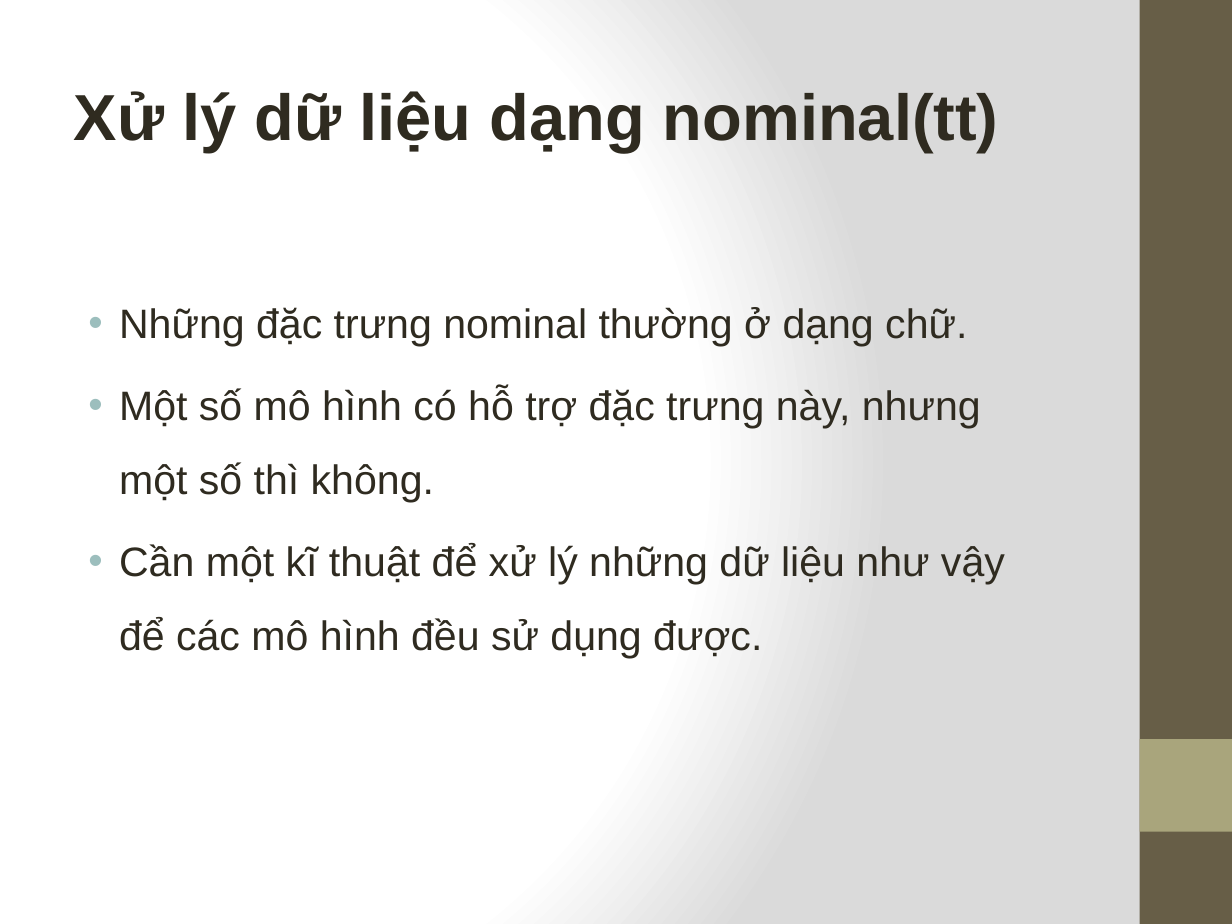
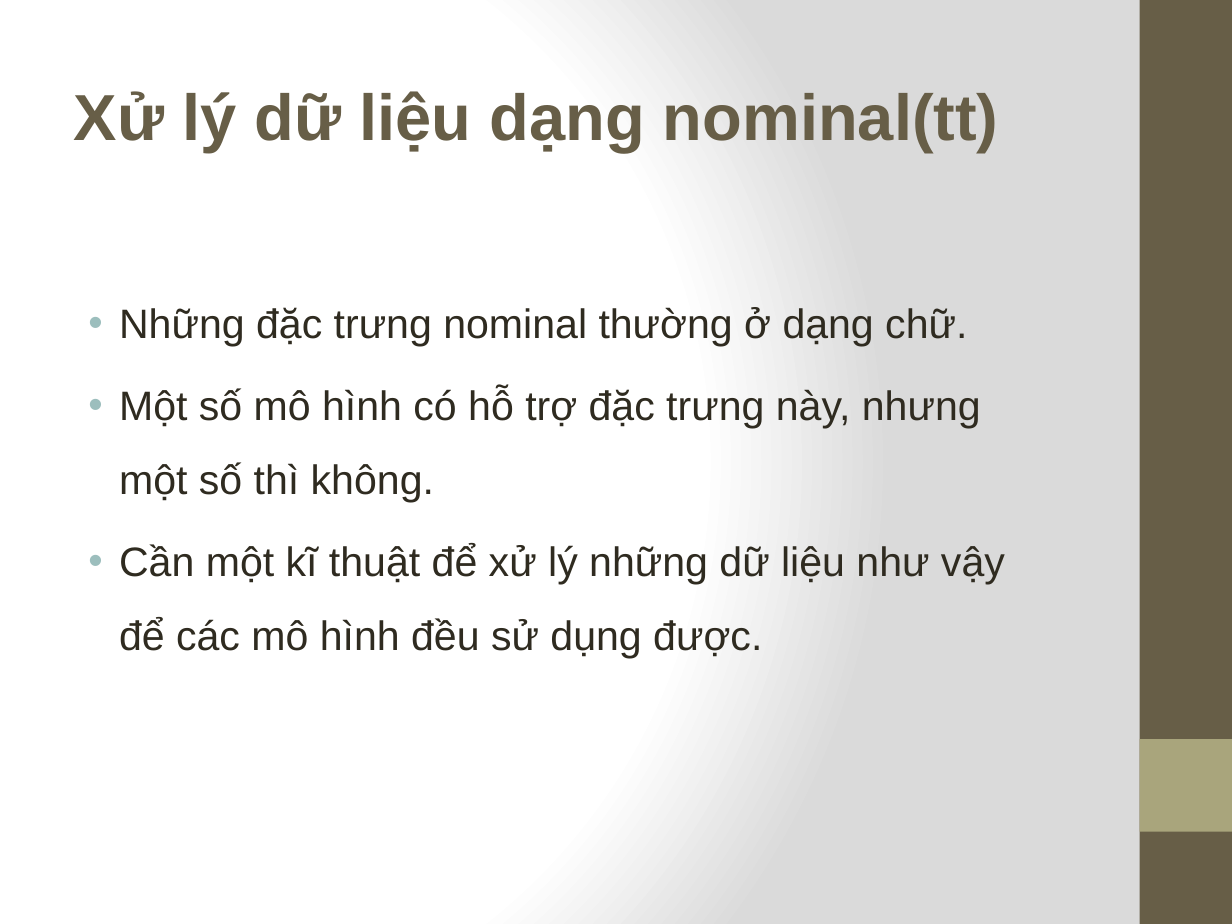
Before and after one commit to tranhoangphuc98/Final-project-NMHM, a slide deck: slide 5 of ppt-presentation.pptx. Drawn at 1232x924 pixels with LibreOffice and Linux fonts; fonts in the diff are those of the drawing. Boxes give left, top, right and bottom in pixels: in the first picture for what was removed or moved away, otherwise in the second. Text is boxed around its words. In the diff, an @@ line names an element or a change of style, - is before the commit and + after.

```diff
--- a/ppt-presentation.pptx
+++ b/ppt-presentation.pptx
@@ title "Xử lý dữ liệu dạng ..." at (74, 91, 999, 152): text colour #2F2B20 to #675E47 @@
```
Also in this commit, not shown: 1 other slide changed, 20 slides added.
